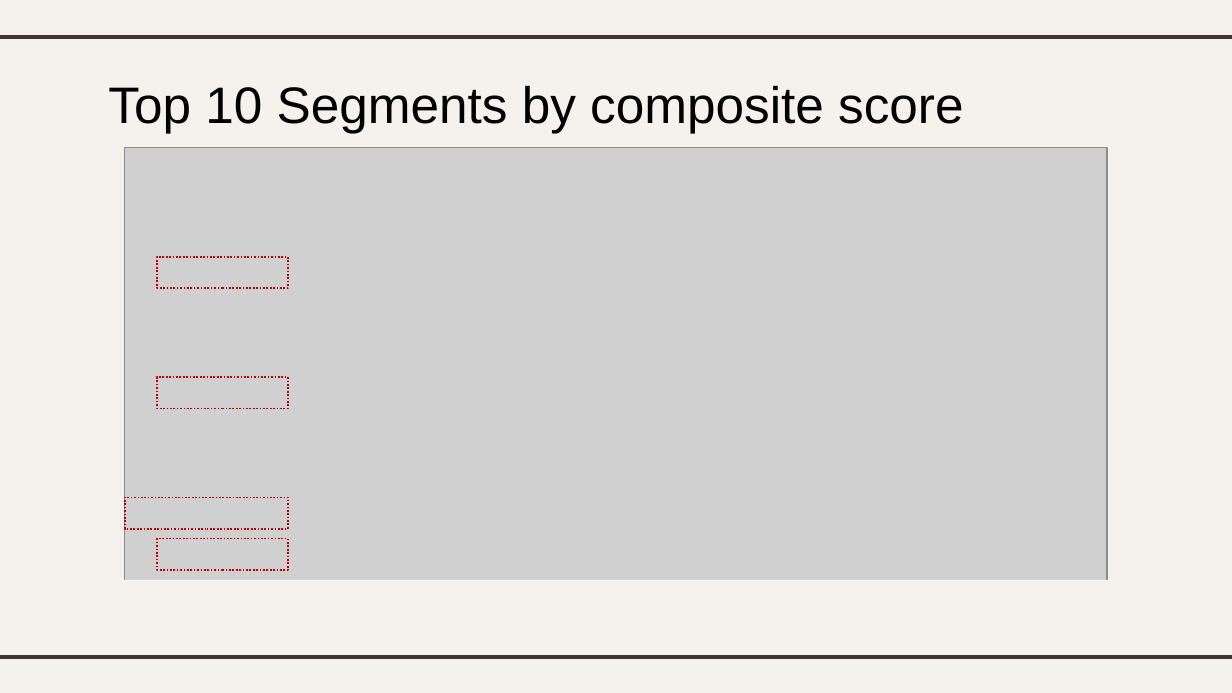
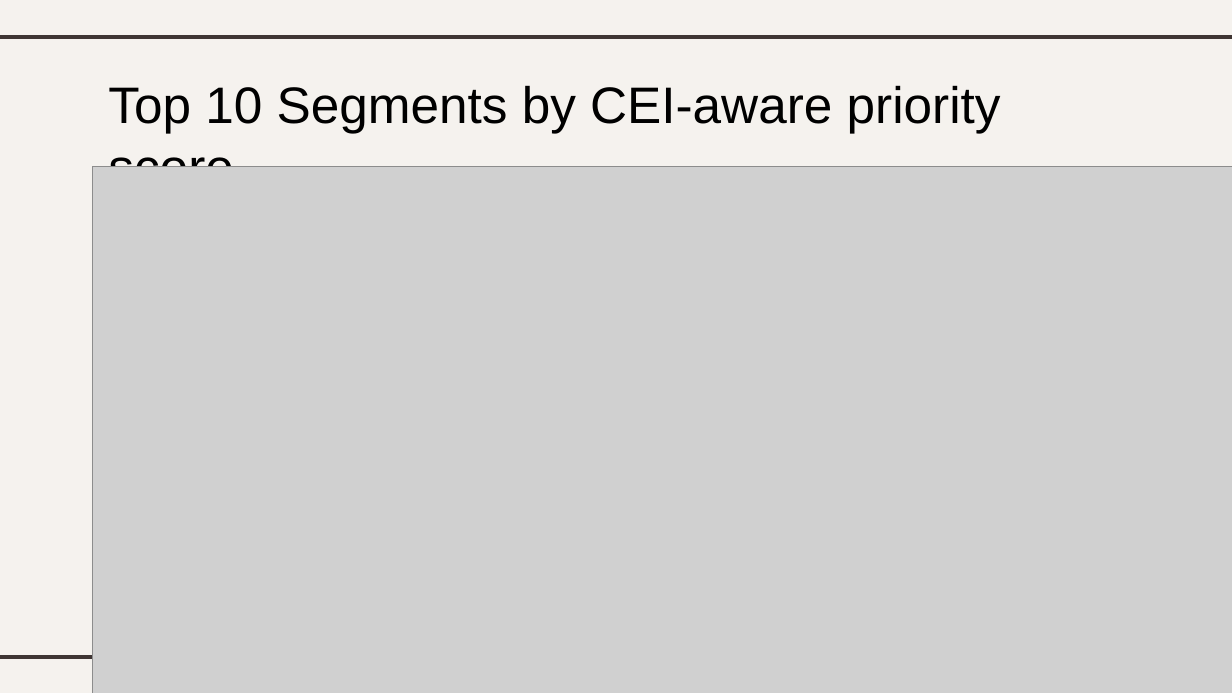
Before and after one commit to dtarek41/montgomery-crash-safety-capstone, a slide deck: slide 23 of deliverables/montgomery_crash_safety_presentation.pptx. Drawn at 1232x693 pixels with LibreOffice and Linux fonts; fonts in the diff are those of the drawing; grey boxes stand for pictures. Boxes give left, top, right and bottom in pixels: in the first picture for what was removed or moved away, otherwise in the second. Text is boxed around its words. In the diff, an @@ line names an element or a change of style, - is before the commit and + after.

```diff
--- a/deliverables/montgomery_crash_safety_presentation.pptx
+++ b/deliverables/montgomery_crash_safety_presentation.pptx
@@ title at box(108, 85, 1001, 167): text changed @@
-Top 10 Segments by composite score
+Top 10 Segments by CEI-aware priority score
@@ picture removed at box(124, 148, 1106, 633) @@
@@ picture added at box(92, 166, 1232, 693) @@
@@ rectangle removed at box(158, 256, 288, 287) @@
@@ rectangle removed at box(158, 377, 288, 408) @@
@@ rectangle removed at box(124, 498, 288, 529) @@
@@ rectangle removed at box(158, 538, 288, 569) @@
@@ rectangle removed at box(97, 580, 1196, 642) @@
```
Also in this commit, not shown: 12 other slides changed, 2 slides added, 2 slides removed, 31 other files.
